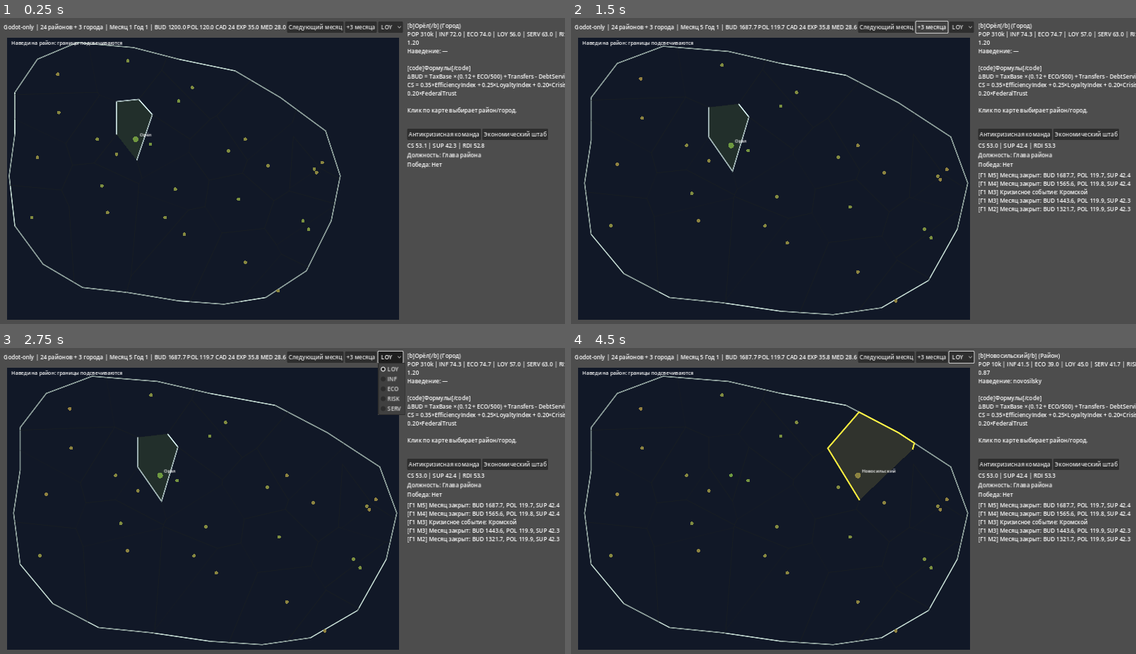
Above: before the commit, frames 1-4 (two rows, left to right).
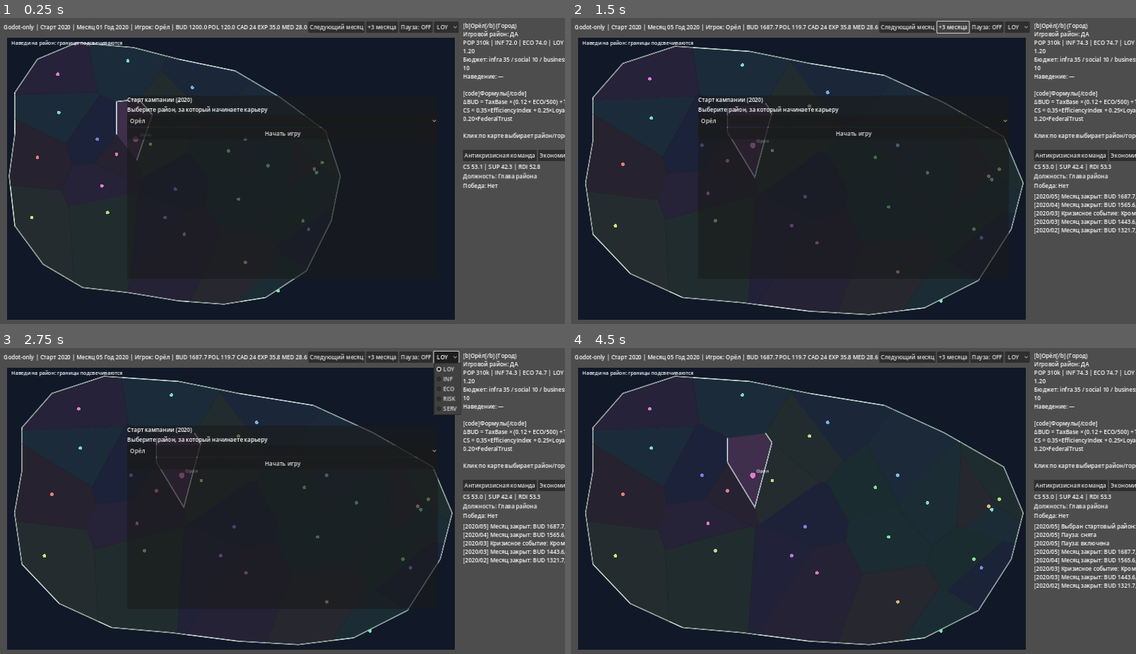
Above: after the commit, the same moments.

Repository: aleksandrmaricev141-star/gunis-
Game: Godot game, scene res://scenes/Main.tscn
Same seed, same stepped clock (60 frames per second), same inputs: the game is played once before the commit and once after it.
Inputs (mouse positions are in pixels of both pictures, inside the frame that each line leads up to):
- Up to frame 1 (0.25 s): no input
- Up to frame 2 (1.5 s): click "Следующий месяц" at 0.5 s; click "+3 месяца" at 1.25 s
- Up to frame 3 (2.75 s): click "LOY" at 2 s
- Up to frame 4 (4.5 s): click (989, 357) at 2.75 s, where only the run after the commit has a clickable "Пауза: OFF"; click (983, 357) at 3.5 s, where only the run after the commit has a clickable "Пауза: ON"; click (853, 464) at 4.25 s, where only the run after the commit has a clickable "Начать игру"

The runs differ from the first frame. In frame 1, 14% of the frame differs, in the area x 5-100%, y 1-99%; in frame 2, 17%; in frame 3, 18%; in frame 4, 19%, in the area x 2-100%, y 0-99%.

Commit message:
Add start menu, pause, 2020 start year, district colors and player selection

Diff:
--- a/godot/scripts/Main.gd
+++ b/godot/scripts/Main.gd
@@ -13,11 +13,16 @@
 var map_canvas: MapCanvas
 var mode_option: OptionButton
 var hovered_id: String = ""
+var pause_btn: Button
+
+var start_menu: PanelContainer
+var district_picker: OptionButton
 
 func _ready() -> void:
 	_load_data()
 	_build_ui()
 	_refresh()
+	_show_start_menu()
 
 func _load_data() -> void:
 	var f := FileAccess.open("res://data/districts.json", FileAccess.READ)
@@ -56,6 +61,11 @@
 	next3_btn.pressed.connect(_on_next_3)
 	top.add_child(next3_btn)
 
+	pause_btn = Button.new()
+	pause_btn.text = "Пауза"
+	pause_btn.pressed.connect(_on_pause_toggle)
+	top.add_child(pause_btn)
+
 	mode_option = OptionButton.new()
 	for k in ["LOY", "INF", "ECO", "RISK", "SERV"]:
 		mode_option.add_item(k)
@@ -73,7 +83,7 @@
 	root.add_child(right)
 
 	details = RichTextLabel.new()
-	details.custom_minimum_size = Vector2(560, 300)
+	details.custom_minimum_size = Vector2(560, 360)
 	right.add_child(details)
 
 	var actions := HBoxContainer.new()
@@ -94,18 +104,62 @@
 	right.add_child(metrics)
 
 	log_box = RichTextLabel.new()
-	log_box.custom_minimum_size = Vector2(560, 450)
+	log_box.custom_minimum_size = Vector2(560, 390)
 	right.add_child(log_box)
+
+func _show_start_menu() -> void:
+	start_menu = PanelContainer.new()
+	start_menu.anchor_right = 1.0
+	start_menu.anchor_bottom = 1.0
+	start_menu.offset_left = 360
+	start_menu.offset_top = 220
+	start_menu.offset_right = -360
+	start_menu.offset_bottom = -220
+	add_child(start_menu)
+
+	var vb := VBoxContainer.new()
+	start_menu.add_child(vb)
+
+	var title := Label.new()
+	title.text = "Старт кампании (2020)"
+	vb.add_child(title)
+
+	var hint := Label.new()
+	hint.text = "Выберите район, за который начинаете карьеру"
+	vb.add_child(hint)
+
+	district_picker = OptionButton.new()
+	for d in state.districts:
+		district_picker.add_item(String(d["name"]))
+	vb.add_child(district_picker)
+
+	var start_btn := Button.new()
+	start_btn.text = "Начать игру"
+	start_btn.pressed.connect(_on_start_game)
+	vb.add_child(start_btn)
+
+func _on_start_game() -> void:
+	var idx: int = district_picker.selected
+	if idx < 0 or idx >= state.districts.size():
+		idx = 0
+	var d: Dictionary = state.districts[idx]
+	state.set_player_district(String(d["id"]))
+	start_menu.visible = false
+	_refresh()
 
 func _refresh() -> void:
 	var d := state.selected_district()
-	header_label.text = "Godot-only | %d районов + 3 города | Месяц %d Год %d | BUD %.1f POL %.1f CAD %.0f EXP %.1f MED %.1f" % [
-		state.districts.size() - 3, state.month, state.year, state.resources["BUD"], state.resources["POL"], state.resources["CAD"], state.resources["EXP"], state.resources["MED"]
+	var pd := state.player_district()
+	header_label.text = "Godot-only | Старт 2020 | Месяц %02d Год %d | Игрок: %s | BUD %.1f POL %.1f CAD %.0f EXP %.1f MED %.1f" % [
+		state.month, state.year, pd["name"], state.resources["BUD"], state.resources["POL"], state.resources["CAD"], state.resources["EXP"], state.resources["MED"]
 	]
+	pause_btn.text = "Пауза: ON" if state.is_paused else "Пауза: OFF"
 
 	var hover_label: String = hovered_id if hovered_id != "" else "—"
-	details.text = "[b]%s[/b] (%s)\nPOP %sk | INF %.1f | ECO %.1f | LOY %.1f | SERV %.1f | RISK %.1f | LOG %.2f\nНаведение: %s\n\n[code]Формулы[/code]\nΔBUD = TaxBase × (0.12 + ECO/500) + Transfers - DebtService - Leakage\nCS = 0.35×EfficiencyIndex + 0.25×LoyaltyIndex + 0.20×CrisisScore + 0.20×FederalTrust\n\nКлик по карте выбирает район/город." % [
-				d["name"], d["type"], d["POP"], d["INF"], d["ECO"], d["LOY"], d["SERV"], d["RISK"], d["LOG"], hover_label
+	var player_mark: String = "ДА" if String(d["id"]) == state.player_district_id else "нет"
+	var budget: Dictionary = d["budget"]
+	details.text = "[b]%s[/b] (%s)\nИгровой район: %s\nPOP %sk | INF %.1f | ECO %.1f | LOY %.1f | SERV %.1f | RISK %.1f | LOG %.2f\nБюджет: infra %s / social %s / business %s / apk %s / housing %s / reserve %s\nНаведение: %s\n\n[code]Формулы[/code]\nΔBUD = TaxBase × (0.12 + ECO/500) + Transfers - DebtService - Leakage\nCS = 0.35×EfficiencyIndex + 0.25×LoyaltyIndex + 0.20×CrisisScore + 0.20×FederalTrust\n\nКлик по карте выбирает район/город." % [
+		d["name"], d["type"], player_mark, d["POP"], d["INF"], d["ECO"], d["LOY"], d["SERV"], d["RISK"], d["LOG"], budget["infra"], budget["social"], budget["business"], budget["apk"], budget["housing"], budget["reserve"], hover_label
 	]
 
 	var rdi := state.weighted_rdi()
@@ -117,7 +171,11 @@
 		lines.append(state.logs[i])
 	log_box.text = "\n".join(lines)
 
-	map_canvas.configure(border, state.districts, state.selected_id, state.map_mode)
+	map_canvas.configure(border, state.districts, state.selected_id, state.map_mode, state.district_colors)
+
+func _on_pause_toggle() -> void:
+	state.toggle_pause()
+	_refresh()
 
 func _on_next_month() -> void:
 	state.process_month()
--- a/godot/scripts/core/GameState.gd
+++ b/godot/scripts/core/GameState.gd
@@ -2,26 +2,42 @@
 class_name GameState
 
 var month: int = 1
-var year: int = 1
+var year: int = 2020
 var rank: String = "Глава района"
 var map_mode: String = "LOY"
+var is_paused: bool = false
 
 var resources: Dictionary = {"BUD":1200.0, "POL":120.0, "CAD":24.0, "EXP":35.0, "MED":28.0, "debt":180.0}
 var districts: Array[Dictionary] = []
 var selected_id: String = ""
+var player_district_id: String = ""
+var district_colors: Dictionary = {}
 var career_score: float = 52.0
 var support_score: float = 54.0
 var logs: Array[String] = []
 
 func setup(district_data: Array) -> void:
 	districts.clear()
+	district_colors.clear()
 	for d in district_data:
 		var copy: Dictionary = (d as Dictionary).duplicate(true)
 		copy["budget"] = {"infra":35, "social":10, "business":10, "apk":15, "housing":20, "reserve":10}
 		districts.append(copy)
+		var id: String = String(copy["id"])
+		district_colors[id] = _generate_color(id)
 	selected_id = String(districts[0]["id"])
-	logs = ["[Г1 М1] Godot-only версия инициализирована."]
+	player_district_id = selected_id
+	month = 1
+	year = 2020
+	rank = "Глава района"
+	is_paused = false
+	logs = ["[2020/01] Игра инициализирована. Выберите район и нажмите Старт."]
 	_recompute_scores()
+
+func _generate_color(id: String) -> Color:
+	var h: int = id.hash()
+	var hue: float = fmod(float(abs(h % 360)), 360.0) / 360.0
+	return Color.from_hsv(hue, 0.45, 0.88, 1.0)
 
 func selected_district() -> Dictionary:
 	for d in districts:
@@ -29,8 +45,30 @@
 			return d
 	return districts[0]
 
+func player_district() -> Dictionary:
+	for d in districts:
+		if String(d["id"]) == player_district_id:
+			return d
+	return districts[0]
+
 func set_selected_by_id(id: String) -> void:
 	selected_id = id
+
+func set_player_district(id: String) -> void:
+	player_district_id = id
+	selected_id = id
+	add_log("Выбран стартовый район: %s" % district_name(id))
+
+func district_name(id: String) -> String:
+	for d in districts:
+		if String(d["id"]) == id:
+			return String(d["name"])
+	return id
+
+func toggle_pause() -> bool:
+	is_paused = not is_paused
+	add_log("Пауза: %s" % ("включена" if is_paused else "снята"))
+	return is_paused
 
 func avg(key: String) -> float:
 	var s: float = 0.0
@@ -66,11 +104,15 @@
 		rank = "Глава района"
 
 func add_log(message: String) -> void:
-	logs.append("[Г%s М%s] %s" % [year, month, message])
+	logs.append("[%d/%02d] %s" % [year, month, message])
 	if logs.size() > 120:
 		logs = logs.slice(logs.size() - 120, logs.size())
 
 func process_month() -> void:
+	if is_paused:
+		add_log("Ход пропущен: игра на паузе")
+		return
+
 	for d in districts:
 		var b: Dictionary = d["budget"]
 		var inf_next: float = float(d["INF"]) + 0.6 * (1.0 + (float(d["LOG"]) - 1.0)) * (float(b["infra"]) / 35.0) - clamp(0.35 - float(b["housing"]) / 100.0, 0.1, 0.35)
--- a/godot/scripts/ui/MapCanvas.gd
+++ b/godot/scripts/ui/MapCanvas.gd
@@ -10,17 +10,19 @@
 var hovered_id: String = ""
 var map_mode: String = "LOY"
 var map_rect: Rect2 = Rect2(0, 0, 960, 780)
+var district_colors: Dictionary = {}
 
 var map_texture: Texture2D
 var projected_points: Dictionary = {}
 var district_cells: Dictionary = {}
 var border_projected: Array[Vector2] = []
 
-func configure(border: Array, district_items: Array, selected: String, mode: String) -> void:
+func configure(border: Array, district_items: Array, selected: String, mode: String, color_map: Dictionary) -> void:
 	border_points = border
 	districts = district_items
 	selected_id = selected
 	map_mode = mode
+	district_colors = color_map
 	_rebuild_geometry()
 	queue_redraw()
 
@@ -117,15 +119,15 @@
 		if poly.size() < 3:
 			continue
 		var packed: PackedVector2Array = PackedVector2Array(poly)
-		var value: float = float(d[map_mode])
-		var base: Color = _value_color(value)
+		var base: Color = district_colors.get(id, _value_color(float(d[map_mode]))) as Color
 		if id == hovered_id:
-			draw_colored_polygon(packed, Color(base.r, base.g, base.b, 0.25))
+			draw_colored_polygon(packed, Color(base.r, base.g, base.b, 0.32))
 			draw_polyline(packed, Color(1, 0.95, 0.25, 0.95), 3.0, true)
 		elif id == selected_id:
-			draw_colored_polygon(packed, Color(base.r, base.g, base.b, 0.18))
+			draw_colored_polygon(packed, Color(base.r, base.g, base.b, 0.22))
 			draw_polyline(packed, Color(0.9, 1.0, 1.0, 0.95), 2.0, true)
 		else:
+			draw_colored_polygon(packed, Color(base.r, base.g, base.b, 0.10))
 			draw_polyline(packed, Color(0.1, 0.12, 0.13, 0.35), 1.0, true)
 
 func _draw_points() -> void:
@@ -134,8 +136,7 @@
 		if not projected_points.has(id):
 			continue
 		var p: Vector2 = projected_points[id]
-		var value: float = float(d[map_mode])
-		var col: Color = _value_color(value)
+		var col: Color = district_colors.get(id, _value_color(float(d[map_mode]))) as Color
 		var radius: float = 8.0 if id == selected_id else 5.0
 		draw_circle(p, radius, col)
 		if id == selected_id or id == hovered_id:
Not shown, changed: godot/README.md
